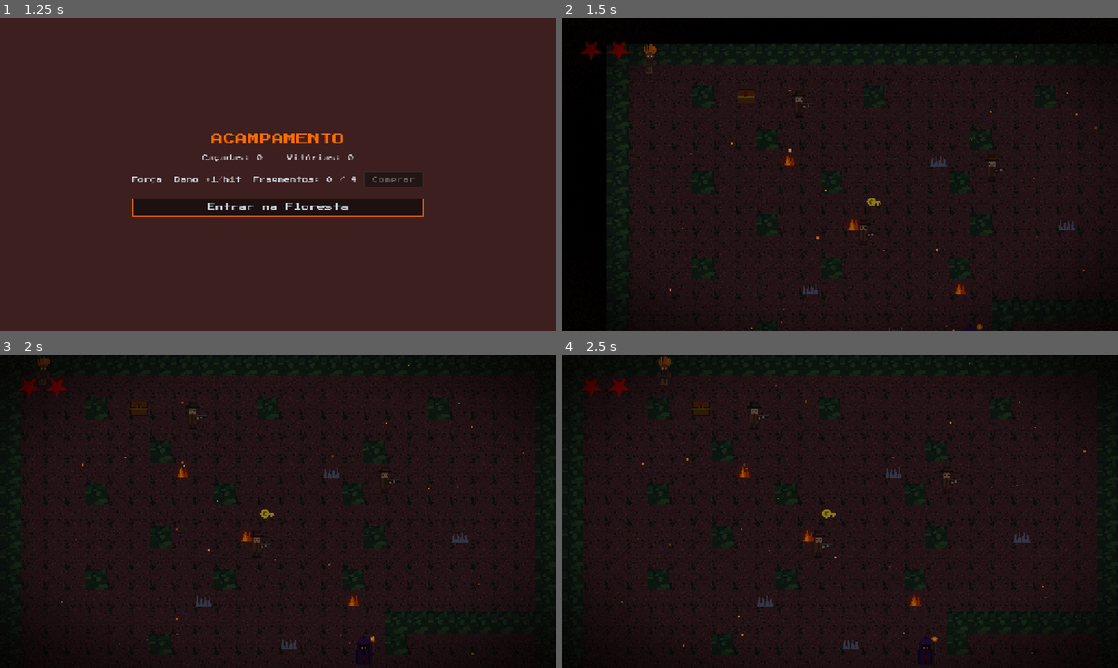
Above: before the commit, frames 1-4 (two rows, left to right).
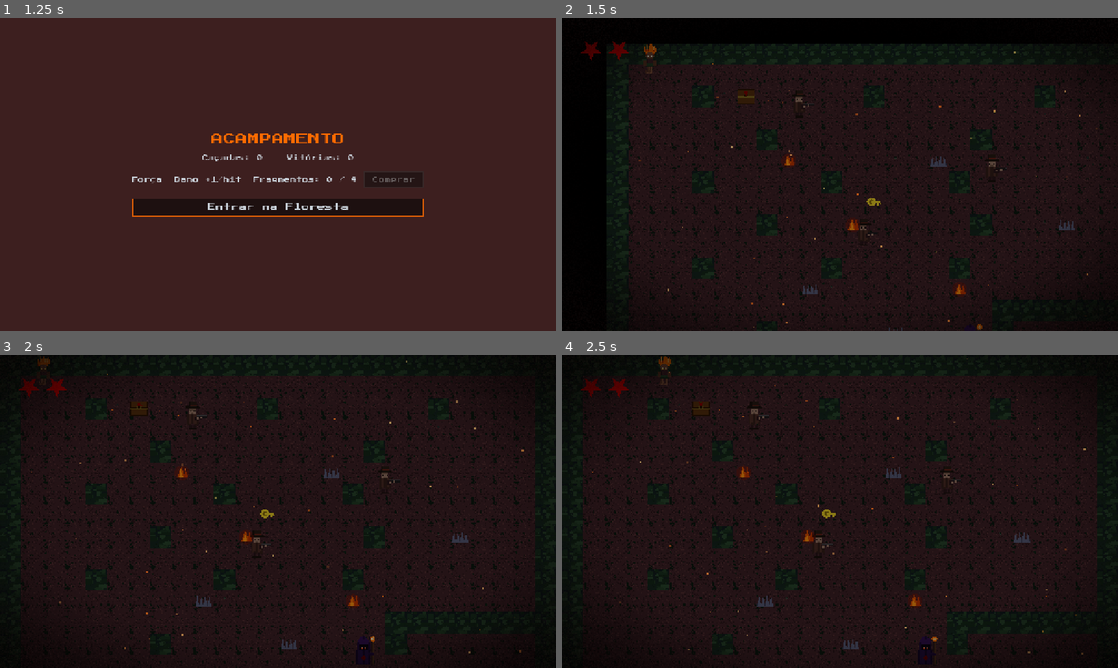
Above: after the commit, the same moments.

Repository: baltazarparra/darkgrid
Game: Godot game, scene res://scenes/ui/main_menu.tscn
Two runs of this game, one before a commit and one after it. Both use one fixed random seed, a clock stepped at 60 frames per second and the inputs below.
Inputs (mouse positions are in pixels of both pictures, inside the frame that each line leads up to):
- Up to frame 1 (1.25 s): click "Iniciar" at 0.5 s
- Up to frame 2 (1.5 s): click "Entrar na Floresta" at 1.25 s
- Up to frame 3 (2 s): no input
- Up to frame 4 (2.5 s): tap Enter (ui_accept) at 2, 2.27 s; move the mouse to (962, 495) at 2.02 s; hold Right (ui_right) from 2.03 s (still down); hold Shift from 2.03 s (still down); click (962, 495) at 2.17 s

Frame 1 is identical in both runs. In frame 2, 0.1% of the frame differs, in the area x 13-97%, y 10-100%; in frame 3, 0.1%, in the area x 5-95%, y 1-100%; in frame 4, 0.1%.

Commit message:
feat(juice): combate mais punchy, sons orgânicos e formigas/aranhas no mapa
Combate:
- novo signal input_registered: micro-shake + clique a cada ação na janela
- shake/hit-stop +40-60% (hit, crit, double, dodge, dano, morte)
- curva de shake EASE_OUT/EXPO (tranco que assenta)
- crítico com 2º burst de faíscas overbright; esquiva vira flash limpo

Som (gen_sfx.py regerado):
- hit carnudo (thump+snap), timing_perfect brilhante (quinta+oitava+sweep),
  whoosh com filtro abrindo, death com sub-oitava/tremolo, jitter de pitch
- novo timing_alert.wav: aviso de vulnerabilidade (antes silencioso)

Exploração:
- insetos genéricos -> formigas (trilha) + aranhas (stop-and-go), distintas
- densidade: vaga-lumes 44->60, insetos 16->22

Co-Authored-By: Claude Opus 4.8 <noreply@anthropic.com>

Diff:
--- a/scenes/arena/arena.tscn
+++ b/scenes/arena/arena.tscn
@@ -16,6 +16,7 @@
 [ext_resource type="AudioStream" uid="uid://cn2i1whe3bqxo" path="res://assets/audio/sfx/timing_perfect.wav" id="11_perfect"]
 [ext_resource type="AudioStream" uid="uid://pcb0es6yole7" path="res://assets/audio/sfx/death.wav" id="12_death"]
 [ext_resource type="AudioStream" uid="uid://dw42c6yi6qe82" path="res://assets/audio/sfx/ui_click.wav" id="13_click"]
+[ext_resource type="AudioStream" uid="uid://cauivjpoc630" path="res://assets/audio/sfx/timing_alert.wav" id="17_alert"]
 
 [node name="Arena" type="Node2D"]
 script = ExtResource("1_manager")
@@ -48,6 +49,7 @@
 hit_sound = ExtResource("9_hit")
 dodge_sound = ExtResource("10_dodge")
 timing_perfect_sound = ExtResource("11_perfect")
+timing_alert_sound = ExtResource("17_alert")
 death_sound = ExtResource("12_death")
 ui_click_sound = ExtResource("13_click")
 
--- a/scripts/arena/arena_manager.gd
+++ b/scripts/arena/arena_manager.gd
@@ -45,6 +45,8 @@
 	_sfx = $SfxSystem
 	_timing_bubble.vulnerable_entered.connect(_on_bubble_vulnerable)
 	_timing_bubble_b.vulnerable_entered.connect(_on_bubble_vulnerable)
+	# Feedback tátil a cada input na janela de combate (conectado uma única vez).
+	_timing_system.input_registered.connect(_on_input_registered)
 
 	_update_camera_fit()
 	get_viewport().size_changed.connect(_update_camera_fit)
@@ -160,8 +162,8 @@
 	var damage := _caipora.execute_attack(false)
 	_enemy.take_damage(damage)
 	_sfx.play(_sfx.hit_sound)
-	_feedback.trigger_screenshake(6.0, 0.2)
-	_feedback.trigger_hit_stop(2)
+	_feedback.trigger_screenshake(9.0, 0.25)
+	_feedback.trigger_hit_stop(3)
 
 func _on_double_final_result(result: TimingSystem.TimingResult) -> void:
 	_timing_system.timing_result.disconnect(_on_double_final_result)
@@ -173,9 +175,9 @@
 		_enemy.take_damage(damage)
 		_sfx.play(_sfx.timing_perfect_sound, -4.0)
 		_sfx.play(_sfx.hit_sound)
-		_feedback.trigger_screenshake(10.0, 0.35)
+		_feedback.trigger_screenshake(15.0, 0.45)
 		_feedback.spawn_critical_particles(_enemy.position)
-		_feedback.trigger_hit_stop(3)
+		_feedback.trigger_hit_stop(4)
 	else:
 		_timing_bubble.hide_bubble()
 		_timing_bubble_b.hide_bubble()
@@ -191,9 +193,9 @@
 		_enemy.take_damage(damage)
 		_sfx.play(_sfx.timing_perfect_sound, -4.0)
 		_sfx.play(_sfx.hit_sound)
-		_feedback.trigger_screenshake(12.0, 0.4)
+		_feedback.trigger_screenshake(18.0, 0.5)
 		_feedback.spawn_critical_particles(_enemy.position)
-		_feedback.trigger_hit_stop(3)
+		_feedback.trigger_hit_stop(5)
 	else:
 		_timing_bubble.hide_bubble()
 	if _enemy.health.is_alive():
@@ -242,15 +244,15 @@
 		_caipora.dodge_performed.emit()
 		_sfx.play(_sfx.dodge_sound)
 		_sfx.play(_sfx.timing_perfect_sound, -4.0)
-		_feedback.trigger_screenshake(10.0, 0.35)
+		_feedback.trigger_screenshake(15.0, 0.45)
 		_feedback.spawn_dodge_particles(_caipora.position)
-		_feedback.trigger_hit_stop(4)
+		_feedback.trigger_hit_stop(5)
 	else:
 		_timing_bubble.hide_bubble()
 		var damage := _enemy.execute_attack(false, _active_enemy_pattern.damage_multiplier)
 		_caipora.take_damage(damage)
 		_sfx.play(_sfx.hit_sound)
-		_feedback.trigger_screenshake(8.0, 0.3)
+		_feedback.trigger_screenshake(11.0, 0.35)
 		_feedback.spawn_blood_particles(_caipora.position)
 		_feedback.trigger_hit_stop(2)
 
@@ -286,6 +288,13 @@
 # ─── Bolha ─────────────────────────────────────────
 func _on_bubble_vulnerable() -> void:
 	_sfx.play(_sfx.timing_alert_sound)
+
+# ─── Feedback por input ────────────────────────────
+## Resposta tátil imediata a qualquer ação na janela (mesmo fora da zona perfeita).
+## O feedback forte do acerto (crítico/esquiva) é empilhado por cima nos handlers.
+func _on_input_registered() -> void:
+	_feedback.trigger_screenshake(2.5, 0.08)
+	_sfx.play(_sfx.ui_click_sound, -6.0)
 
 # ─── Morte ─────────────────────────────────────────
 func _on_actor_died(actor: CombatActor) -> void:
@@ -301,8 +310,8 @@
 		_enemy.state_machine.stop()
 	_sfx.play(_sfx.death_sound)
 	_feedback.spawn_death_particles(actor.position)
-	_feedback.trigger_screenshake(20.0, 0.6)
-	_feedback.trigger_hit_stop(5)
+	_feedback.trigger_screenshake(26.0, 0.7)
+	_feedback.trigger_hit_stop(6)
 
 	SignalBus.arena_exited.emit(caipora_won)
 	await get_tree().create_timer(0.6).timeout
--- a/scripts/exploration/ambient_life.gd
+++ b/scripts/exploration/ambient_life.gd
@@ -2,20 +2,33 @@
 extends Node2D
 
 ## Vida ambiente da floresta amazônica: vaga-lumes flutuando (âmbar, pulsando) e
-## insetos rastejando pelo chão. PURAMENTE DECORATIVO — não bloqueia nem interage
-## com o jogador. Segue o padrão procedural de map_object.gd (zero assets).
+## insetos rastejando pelo chão — formigas (rápidas, em trilha) e aranhas pequenas
+## (lentas, em stop-and-go). PURAMENTE DECORATIVO — não bloqueia, não colide nem
+## interage com o jogador. Segue o padrão procedural de map_object.gd (zero assets).
 ##
 ## Vaga-lumes usam CPUParticles2D (NUNCA GPUParticles2D: export web é gl_compatibility
 ## com thread_support=false). Insetos são desenhados via _draw + _process.
 
 # ─── Constants ─────────────────────────────────────
-const FIREFLY_COUNT: int = 44
-const INSECT_COUNT: int = 16
-const INSECT_SPEED: float = 7.0
-const INSECT_REPATH_MIN: float = 0.7
-const INSECT_REPATH_MAX: float = 2.2
-const INSECT_BODY := Color(0.14, 0.11, 0.08, 0.95)
-const INSECT_LEG := Color(0.20, 0.15, 0.11, 0.8)
+const FIREFLY_COUNT: int = 60
+
+const ANT_COUNT: int = 14
+const ANT_SPEED: float = 9.0
+const ANT_REPATH_MIN: float = 1.2   # formiga anda mais reto: repath mais longo
+const ANT_REPATH_MAX: float = 3.0
+const ANT_BODY := Color(0.14, 0.11, 0.08, 0.95)
+const ANT_LEG := Color(0.20, 0.15, 0.11, 0.8)
+
+const SPIDER_COUNT: int = 8
+const SPIDER_SPEED: float = 5.0
+const SPIDER_RUN_MIN: float = 0.3   # arranca por um tempo curto...
+const SPIDER_RUN_MAX: float = 0.7
+const SPIDER_PAUSE_MIN: float = 0.6 # ...depois congela (stop-and-go de aranha)
+const SPIDER_PAUSE_MAX: float = 1.8
+const SPIDER_BODY := Color(0.10, 0.09, 0.10, 0.95)
+const SPIDER_LEG := Color(0.16, 0.14, 0.16, 0.85)
+
+enum Kind { ANT, SPIDER }
 
 # ─── State ─────────────────────────────────────────
 var _bounds: Rect2 = Rect2(0, 0, 0, 0)
@@ -33,13 +46,11 @@
 # ─── Lifecycle ─────────────────────────────────────
 func _process(delta: float) -> void:
 	for ins in _insects:
-		ins.timer -= delta
-		if ins.timer <= 0.0:
-			var ang: float = randf() * TAU
-			ins.vel = Vector2(cos(ang), sin(ang)) * INSECT_SPEED
-			ins.timer = randf_range(INSECT_REPATH_MIN, INSECT_REPATH_MAX)
-		ins.pos += ins.vel * delta
-		# rebatе nas bordas (mantém dentro da área)
+		if ins.kind == Kind.SPIDER:
+			_step_spider(ins, delta)
+		else:
+			_step_ant(ins, delta)
+		# rebate nas bordas (mantém dentro da área)
 		if ins.pos.x < _bounds.position.x or ins.pos.x > _bounds.end.x:
 			ins.vel.x = -ins.vel.x
 		if ins.pos.y < _bounds.position.y or ins.pos.y > _bounds.end.y:
@@ -51,19 +62,70 @@
 # ─── Drawing (insetos) ─────────────────────────────
 func _draw() -> void:
 	for ins in _insects:
-		var p: Vector2 = ins.pos
-		var heading: Vector2 = ins.vel.normalized() if ins.vel.length() > 0.01 else Vector2.RIGHT
-		var perp := Vector2(-heading.y, heading.x)
-		# 3 pares de perninhas
-		for k in range(-1, 2):
-			var seg: Vector2 = p + heading * (k * 1.6)
-			draw_line(seg, seg + perp * 2.2, INSECT_LEG, 1.0)
-			draw_line(seg, seg - perp * 2.2, INSECT_LEG, 1.0)
-		# corpo (duas elipses pequenas)
-		draw_circle(p + heading * 1.4, 1.3, INSECT_BODY)
-		draw_circle(p - heading * 1.0, 1.7, INSECT_BODY)
+		if ins.kind == Kind.SPIDER:
+			_draw_spider(ins)
+		else:
+			_draw_ant(ins)
 
-# ─── Private helpers ───────────────────────────────
+# ─── Private helpers: movimento ────────────────────
+## Formiga: caminhada contínua, mudando de rumo de tempos em tempos.
+func _step_ant(ins: Dictionary, delta: float) -> void:
+	ins.timer -= delta
+	if ins.timer <= 0.0:
+		var ang: float = randf() * TAU
+		ins.vel = Vector2(cos(ang), sin(ang)) * ANT_SPEED
+		ins.timer = randf_range(ANT_REPATH_MIN, ANT_REPATH_MAX)
+	ins.pos += ins.vel * delta
+
+## Aranha: stop-and-go — alterna entre arranque curto e pausa imóvel.
+func _step_spider(ins: Dictionary, delta: float) -> void:
+	ins.timer -= delta
+	if ins.timer <= 0.0:
+		if ins.moving:
+			ins.moving = false
+			ins.vel = Vector2.ZERO
+			ins.timer = randf_range(SPIDER_PAUSE_MIN, SPIDER_PAUSE_MAX)
+		else:
+			ins.moving = true
+			var ang: float = randf() * TAU
+			ins.heading = Vector2(cos(ang), sin(ang))
+			ins.vel = ins.heading * SPIDER_SPEED
+			ins.timer = randf_range(SPIDER_RUN_MIN, SPIDER_RUN_MAX)
+	ins.pos += ins.vel * delta
+
+# ─── Private helpers: desenho ──────────────────────
+func _draw_ant(ins: Dictionary) -> void:
+	var p: Vector2 = ins.pos
+	var heading: Vector2 = ins.vel.normalized() if ins.vel.length() > 0.01 else Vector2.RIGHT
+	var perp := Vector2(-heading.y, heading.x)
+	# 3 pares de perninhas
+	for k in range(-1, 2):
+		var seg: Vector2 = p + heading * (k * 1.6)
+		draw_line(seg, seg + perp * 2.2, ANT_LEG, 1.0)
+		draw_line(seg, seg - perp * 2.2, ANT_LEG, 1.0)
+	# corpo: 3 segmentos (cabeça, tórax, abdômen)
+	draw_circle(p + heading * 2.2, 1.1, ANT_BODY)
+	draw_circle(p + heading * 0.4, 1.0, ANT_BODY)
+	draw_circle(p - heading * 1.6, 1.6, ANT_BODY)
+
+func _draw_spider(ins: Dictionary) -> void:
+	var p: Vector2 = ins.pos
+	# Aranha mantém orientação na pausa (não gira parada).
+	var heading: Vector2 = ins.heading if ins.heading.length() > 0.01 else Vector2.RIGHT
+	var perp := Vector2(-heading.y, heading.x)
+	# 4 pares de pernas longas e anguladas, espalhadas em torno do corpo.
+	for k in range(-1, 3):
+		var along: float = (k - 0.5) * 1.3
+		var base: Vector2 = p + heading * along
+		var tip_out: Vector2 = base + perp * 4.2 + heading * (1.0 if k >= 1 else -1.0)
+		var tip_in: Vector2 = base - perp * 4.2 + heading * (1.0 if k >= 1 else -1.0)
+		draw_line(base, tip_out, SPIDER_LEG, 1.0)
+		draw_line(base, tip_in, SPIDER_LEG, 1.0)
+	# corpo: cefalotórax pequeno + abdômen maior
+	draw_circle(p + heading * 1.6, 1.2, SPIDER_BODY)
+	draw_circle(p - heading * 1.0, 2.1, SPIDER_BODY)
+
+# ─── Private helpers: spawn ────────────────────────
 func _spawn_fireflies() -> void:
 	var fireflies := CPUParticles2D.new()
 	fireflies.z_index = 1  # flutuam acima do chão
@@ -100,12 +162,28 @@
 	return grad
 
 func _spawn_insects() -> void:
-	for i in INSECT_COUNT:
+	for i in ANT_COUNT:
 		_insects.append({
-			"pos": Vector2(
-				randf_range(_bounds.position.x, _bounds.end.x),
-				randf_range(_bounds.position.y, _bounds.end.y)
-			),
+			"kind": Kind.ANT,
+			"pos": _random_point(),
 			"vel": Vector2.ZERO,
-			"timer": randf_range(0.0, INSECT_REPATH_MAX),
+			"heading": Vector2.RIGHT,
+			"moving": true,
+			"timer": randf_range(0.0, ANT_REPATH_MAX),
 		})
+	for i in SPIDER_COUNT:
+		var ang: float = randf() * TAU
+		_insects.append({
+			"kind": Kind.SPIDER,
+			"pos": _random_point(),
+			"vel": Vector2.ZERO,
+			"heading": Vector2(cos(ang), sin(ang)),
+			"moving": false,
+			"timer": randf_range(0.0, SPIDER_PAUSE_MAX),
+		})
+
+func _random_point() -> Vector2:
+	return Vector2(
+		randf_range(_bounds.position.x, _bounds.end.x),
+		randf_range(_bounds.position.y, _bounds.end.y)
+	)
--- a/scripts/systems/feedback_system.gd
+++ b/scripts/systems/feedback_system.gd
@@ -17,6 +17,10 @@
 		return
 	var original_offset := camera.offset
 	var tween := create_tween()
+	# Decai com ease-out exponencial: tranco forte que assenta rápido (soco que
+	# acomoda), em vez de cair linearmente.
+	tween.set_ease(Tween.EASE_OUT)
+	tween.set_trans(Tween.TRANS_EXPO)
 	tween.tween_method(_shake_camera.bind(camera), intensity, 0.0, duration)
 	tween.tween_callback(func(): camera.offset = original_offset)
 
@@ -45,6 +49,30 @@
 
 func spawn_critical_particles(at_position: Vector2) -> void:
 	_spawn_particles(CRITICAL_PARTICLES, at_position)
+	# Segundo burst: faíscas claras overbright (blend aditivo) por cima do sangue,
+	# para a leitura do acerto crítico "estourar" e ficar nítida.
+	var spark := CPUParticles2D.new()
+	spark.position = at_position
+	spark.amount = 14
+	spark.lifetime = 0.35
+	spark.one_shot = true
+	spark.explosiveness = 1.0
+	spark.direction = Vector2(0, -1)
+	spark.spread = 180.0
+	spark.gravity = Vector2(0, 60)
+	spark.initial_velocity_min = 180.0
+	spark.initial_velocity_max = 340.0
+	spark.scale_amount_min = 1.5
+	spark.scale_amount_max = 3.5
+	spark.color = Color(1.0, 0.92, 0.6, 1.0)
+	var glow := CanvasItemMaterial.new()
+	glow.blend_mode = CanvasItemMaterial.BLEND_MODE_ADD
+	spark.material = glow
+	get_tree().current_scene.add_child(spark)
+	spark.emitting = true
+	await get_tree().create_timer(spark.lifetime + 0.1).timeout
+	if is_instance_valid(spark):
+		spark.queue_free()
 
 func spawn_death_particles(at_position: Vector2) -> void:
 	_spawn_particles(DEATH_PARTICLES, at_position)
@@ -55,14 +83,19 @@
 	p.amount = 28
 	p.lifetime = 0.55
 	p.one_shot = true
-	p.explosiveness = 0.95
-	p.spread = 80.0
+	p.explosiveness = 1.0
+	# Spread estreito + blend aditivo: vira um "flash" de alívio limpo, não uma
+	# nuvem dispersa — leitura clara da esquiva perfeita.
+	p.spread = 45.0
 	p.gravity = Vector2(0, -120)
-	p.initial_velocity_min = 70.0
-	p.initial_velocity_max = 160.0
+	p.initial_velocity_min = 90.0
+	p.initial_velocity_max = 200.0
 	p.scale_amount_min = 2.0
 	p.scale_amount_max = 5.0
-	p.color = Color(0.9, 0.95, 1.0, 0.9)
+	p.color = Color(0.9, 0.95, 1.0, 0.95)
+	var glow := CanvasItemMaterial.new()
+	glow.blend_mode = CanvasItemMaterial.BLEND_MODE_ADD
+	p.material = glow
 	get_tree().current_scene.add_child(p)
 	p.emitting = true
 	await get_tree().create_timer(p.lifetime + 0.1).timeout
--- a/scripts/systems/timing_system.gd
+++ b/scripts/systems/timing_system.gd
@@ -6,6 +6,9 @@
 # ─── Signals ───────────────────────────────────────
 signal timing_result(result: TimingResult)
 signal timing_first_hit
+## Emitido a cada input válido recebido durante uma janela aberta (perfeito OU
+## não). Serve para feedback tátil imediato (micro-shake + clique) a cada ação.
+signal input_registered
 
 # ─── State ─────────────────────────────────────────
 var _is_window_open: bool = false
@@ -54,6 +57,7 @@
 		return
 	var action := _expected_action_2 if (_double_mode and _first_hit_done) else _expected_action
 	if event.is_action_pressed(action):
+		input_registered.emit()
 		_evaluate_timing()
 
 # ─── Private helpers ───────────────────────────────
Not shown: 1 places in scenes/arena/arena.tscn that only renumber resources
Not shown, changed: assets/audio/sfx/attack.wav
Not shown, changed: assets/audio/sfx/death.wav
Not shown, changed: assets/audio/sfx/dodge.wav
Not shown, changed: assets/audio/sfx/hit.wav
Not shown, added: assets/audio/sfx/timing_alert.wav
Not shown, changed: assets/audio/sfx/timing_perfect.wav
Not shown, changed: assets/audio/sfx/ui_click.wav
Not shown, changed: scripts/tools/gen_sfx.py
